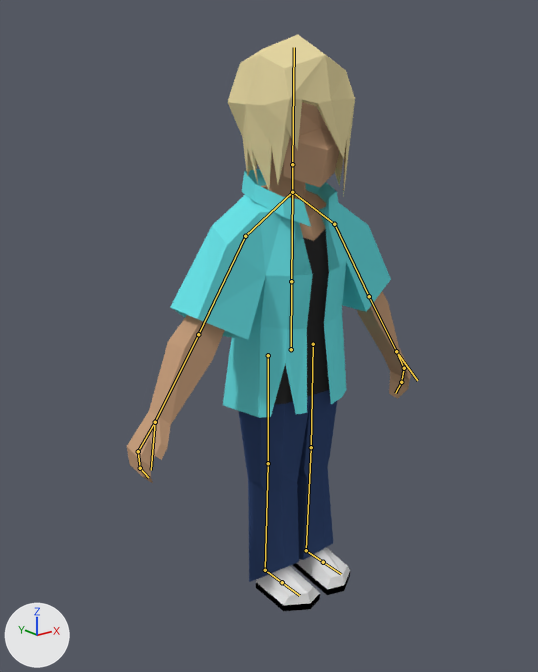
The Blender file uhhhh tristan is fat/Assets/Models/Harry.blend: old version first, new version second.
One viewpoint serves both versions: a 50 mm lens placed at (-10.57, -12.13, 11.31), pointed at (-0.62, 0.3, 6.33). The lights are fixed; the arrows at lower left show +X, +Y and +Z. The bones that bend it are drawn over the model as lines.

Objects in the first picture: 'Harry'.
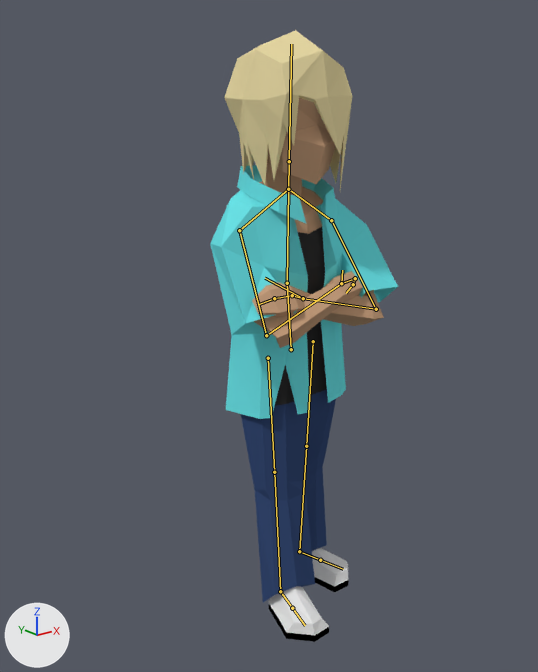
The newer file adds an action. The first version stands in its rest pose; the second is drawn at frame 34 of the action 'harry_idle'.

Changed parts and their boxes [x1, y1, x2, y2] in the pictures (538 x 672 px):
'Harry', posed (34% narrower, 6% taller)
    before: [127, 35, 411, 611]
    after: [210, 30, 398, 642]
bone 'Waist', root to tip
    before: (291, 349) to (291, 281)
    after: (291, 349) to (287, 283)
bone 'Chest', root to tip
    before: (291, 281) to (292, 192)
    after: (287, 283) to (288, 189)
bone 'Shoulder.L', root to tip
    before: (292, 192) to (334, 224)
    after: (288, 189) to (331, 220)
bone 'UpperArm.L', root to tip
    before: (334, 224) to (369, 296)
    after: (331, 220) to (376, 309)
bone 'Forearm.L', root to tip
    before: (369, 296) to (396, 351)
    after: (376, 309) to (303, 298)
bone 'Hand.L', root to tip
    before: (396, 351) to (404, 368)
    after: (303, 298) to (292, 295)
bone 'Fingers1.L', root to tip
    before: (404, 368) to (401, 382)
    after: (292, 295) to (274, 298)
bone 'Fingers2.L', root to tip
    before: (401, 382) to (395, 393)
    after: (274, 298) to (258, 304)
bone 'Thumb.L', root to tip
    before: (396, 351) to (417, 380)
    after: (303, 298) to (265, 278)
bone 'Shoulder.R', root to tip
    before: (292, 192) to (245, 236)
    after: (288, 189) to (239, 230)
bone 'UpperArm.R', root to tip
    before: (245, 236) to (198, 334)
    after: (239, 230) to (266, 335)
bone 'Forearm.R', root to tip
    before: (198, 334) to (155, 422)
    after: (266, 335) to (341, 283)
bone 'Hand.R', root to tip
    before: (155, 422) to (138, 451)
    after: (341, 283) to (355, 278)
bone 'Thumb.R', root to tip
    before: (155, 422) to (151, 470)
    after: (341, 283) to (342, 270)

The change in detail:
Bone 'LegControl.L' (bone_legcontrol_l) moves from (0.0, 0.0, 0.0) to (0.28, 0.0, 0.0).
Bone 'LegControl.L' (bone_legcontrol_l) turns from (0, 0, 0) to (0, 0, 15) degrees about its own x, y and z.
Bone 'LegControl.R' (bone_legcontrol_r) moves from (0.0, 0.0, 0.0) to (0.2, 0.92, 0.0).
Bone 'LegControl.R' (bone_legcontrol_r) turns from (0, 0, 0) to (0, 0, -15) degrees about its own x, y and z.
Bone 'Waist' (bone_waist) turns from (0, 0, 0) to (0, 0, 5) degrees about its own x, y and z.
Bone 'Chest' (bone_chest) turns from (0, 0, 0) to (0, 0, -6) degrees about its own x, y and z.
Bone 'Chest' (bone_chest) is rescaled from (1.0, 1.0, 1.0) to (1.04, 1.04, 1.04).
Bone 'Shoulder.L' (bone_shoulder_l) turns from (0, 0, 0) to (2, 0, 0) degrees about its own x, y and z.
Bone 'UpperArm.L' (bone_upperarm_l) turns from (0, 0, 0) to (-24, -19, -31) degrees about its own x, y and z.
Bone 'Forearm.L' (bone_forearm_l) turns from (0, 0, 0) to (-94, -22, -76) degrees about its own x, y and z.
Bone 'Hand.L' (bone_hand_l) turns from (0, 0, 0) to (34, 1, 5) degrees about its own x, y and z.
Bone 'Fingers1.L' (bone_fingers1_l) turns from (0, 0, 0) to (-1, 0, 4) degrees about its own x, y and z.
Bone 'Fingers2.L' (bone_fingers2_l) turns from (0, 0, 0) to (-9, 10, -10) degrees about its own x, y and z.
Bone 'Thumb.L' (bone_thumb_l) turns from (0, 0, 0) to (-4, 5, 8) degrees about its own x, y and z.
Bone 'Shoulder.R' (bone_shoulder_r) turns from (0, 0, 0) to (2, 0, 0) degrees about its own x, y and z.
Bone 'UpperArm.R' (bone_upperarm_r) turns from (0, 0, 0) to (-32, 32, 15) degrees about its own x, y and z.
Bone 'Forearm.R' (bone_forearm_r) turns from (0, 0, 0) to (-82, 22, 103) degrees about its own x, y and z.
Bone 'Hand.R' (bone_hand_r) turns from (0, 0, 0) to (-41, 2, 7) degrees about its own x, y and z.
Bone 'Thumb.R' (bone_thumb_r) turns from (0, 0, 0) to (-12, 8, 36) degrees about its own x, y and z.
